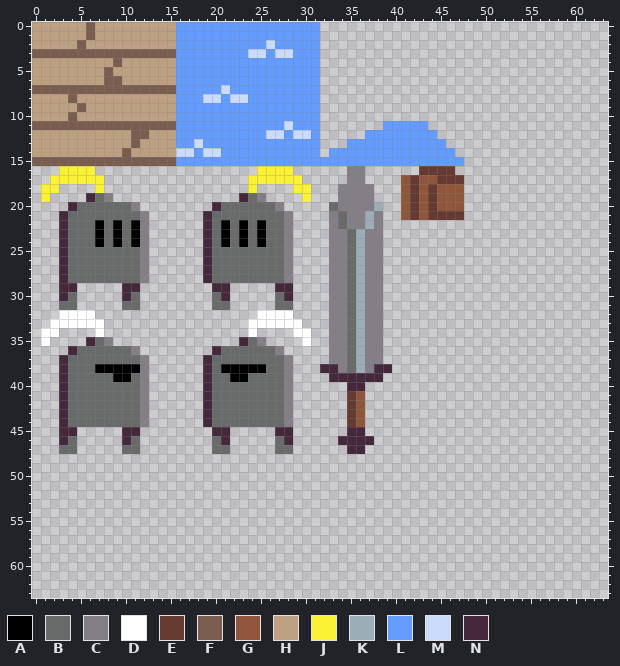
Two states of a pixel-art file, assets/images.aseprite. The first picture shows the starting point.
64x64 pixels, 1 frame.
Palette (. is transparent): A #000000  B #696a6a  C #847e87  D #ffffff  E #663931  F #7b5d4f  G #8f563b  H #bda082  J #fbf236  K #9badb7  L #639bff  M #cbdbfc  N #45283c
The result:
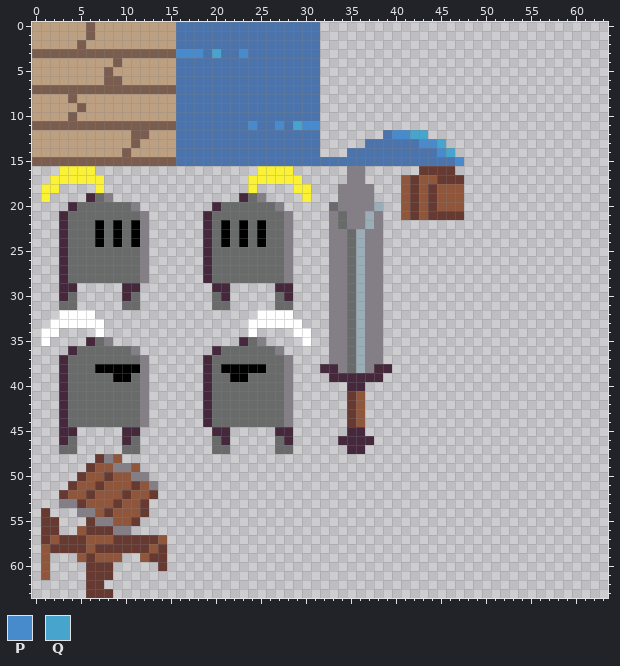
Colours new in this view: P #478bcd  Q #47a4cd
What changed:
@@ palette @@
-L #639bff
+L #4b73ac
@@ x 14..30 @@
  1 HHLLLLLLLLLLLLLLL
- 2 HHLLLLLLLLLLMLLLL
- 3 FFLLLLLLLLMMLMMLL
+ 2 HHLLLLLLLLLLLLLLL
+ 3 FFPPPLQLLPLLLLLLL
  4 HHLLLLLLLLLLLLLLL
@@ x 14..49 @@
  6 HHLLLLLLLLLLLLLLLL..................
- 7 FFLLLLLMLLLLLLLLLL..................
- 8 HHLLLMMLMMLLLLLLLL..................
+ 7 FFLLLLLLLLLLLLLLLL..................
+ 8 HHLLLLLLLLLLLLLLLL..................
  9 HHLLLLLLLLLLLLLLLL..................
 10 HHLLLLLLLLLLLLLLLL..................
-11 FFLLLLLLLLLLLLMLLL.......LLLLL......
-12 HHLLLLLLLLLLMMLMML.....LLLLLLLL.....
-13 HHLLMLLLLLLLLLLLLL...LLLLLLLLLLL....
-14 HHMMLMMLLLLLLLLLLL.LLLLLLLLLLLLLL...
-15 FFLLLLLLLLLLLLLLLLLLLLLLLLLLLLLLLL..
+11 FFLLLLLLLLPLLPLQPP..................
+12 HHLLLLLLLLLLLLLLLL.......LPPQQ......
+13 HHLLLLLLLLLLLLLLLL.....LLLLLLPPQ....
+14 HHLLLLLLLLLLLLLLLL...LLLLLLLLLLPQ...
+15 FFLLLLLLLLLLLLLLLLLLLLLLLLLLLLLLLP..
 16 ...........JJJJ......CC......EEEE...
@@ x 0..16 @@
 47 ...BB.....BB.....
-48 .................
-49 .................
-50 .................
-51 .................
-52 .................
-53 .................
-54 .................
-55 .................
-56 .................
-57 .................
-58 .................
-59 .................
-60 .................
-61 .................
-62 .................
-63 .................
+48 .......ECG.......
+49 ......EGGCCG.....
+50 .....EGGEGGCC....
+51 ....EGGEGGGEGC...
+52 ...EGGEGGGEGGE...
+53 ...CCEGGGEGGE....
+54 .E...CCGEGGGE....
+55 .EE...ECCGGE.....
+56 .EE..GEEECC......
+57 .EGEEEGGGEEEEEG..
+58 .GEEEEGEEEEEEGE..
+59 .G...GEGGG..GEE..
+60 .G....EEE.....E..
+61 .G....EEE........
+62 ......EE.........
+63 ......EEE........
Pixel boxes of the changes (left, top, right, bottom) in both pictures:
changed: (176, 22, 464, 166)
added: (41, 454, 167, 598)
